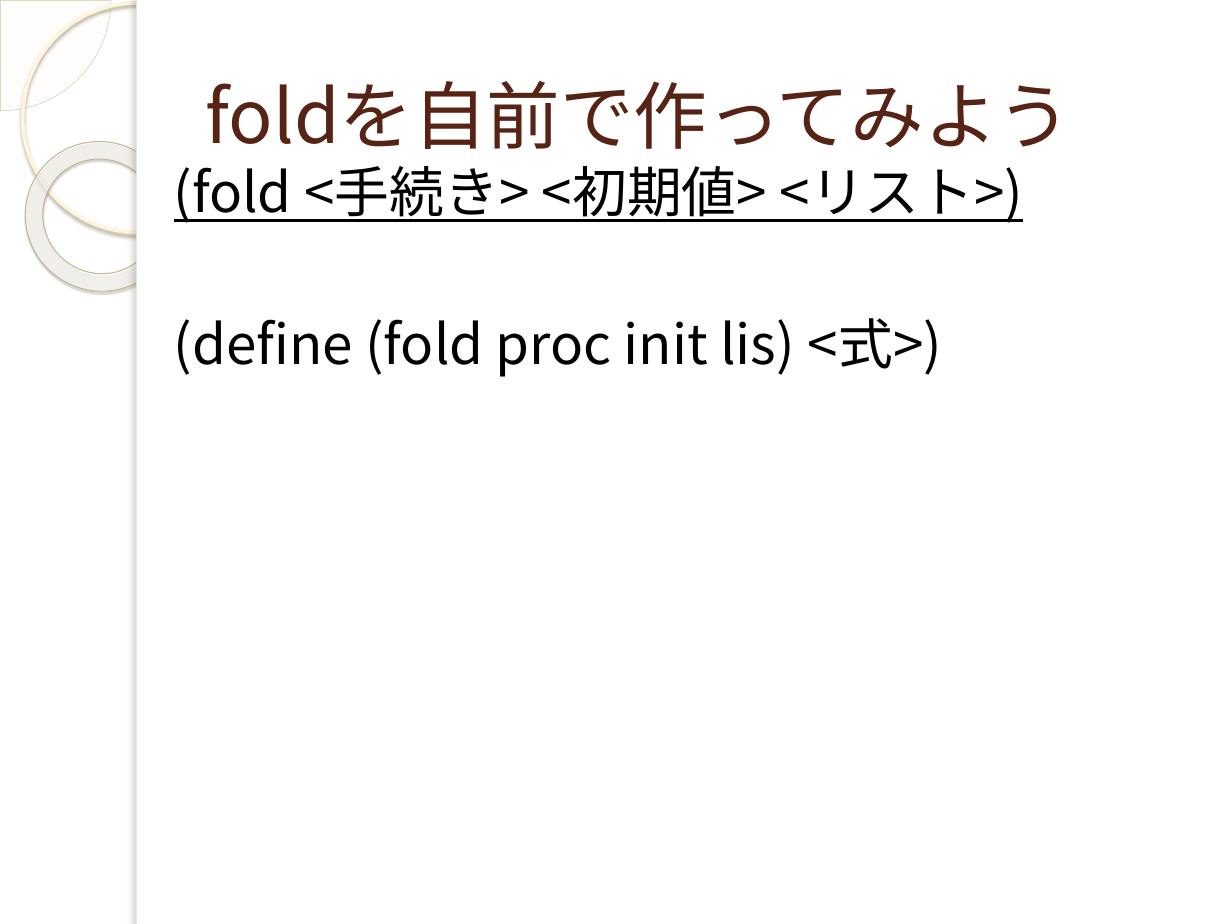
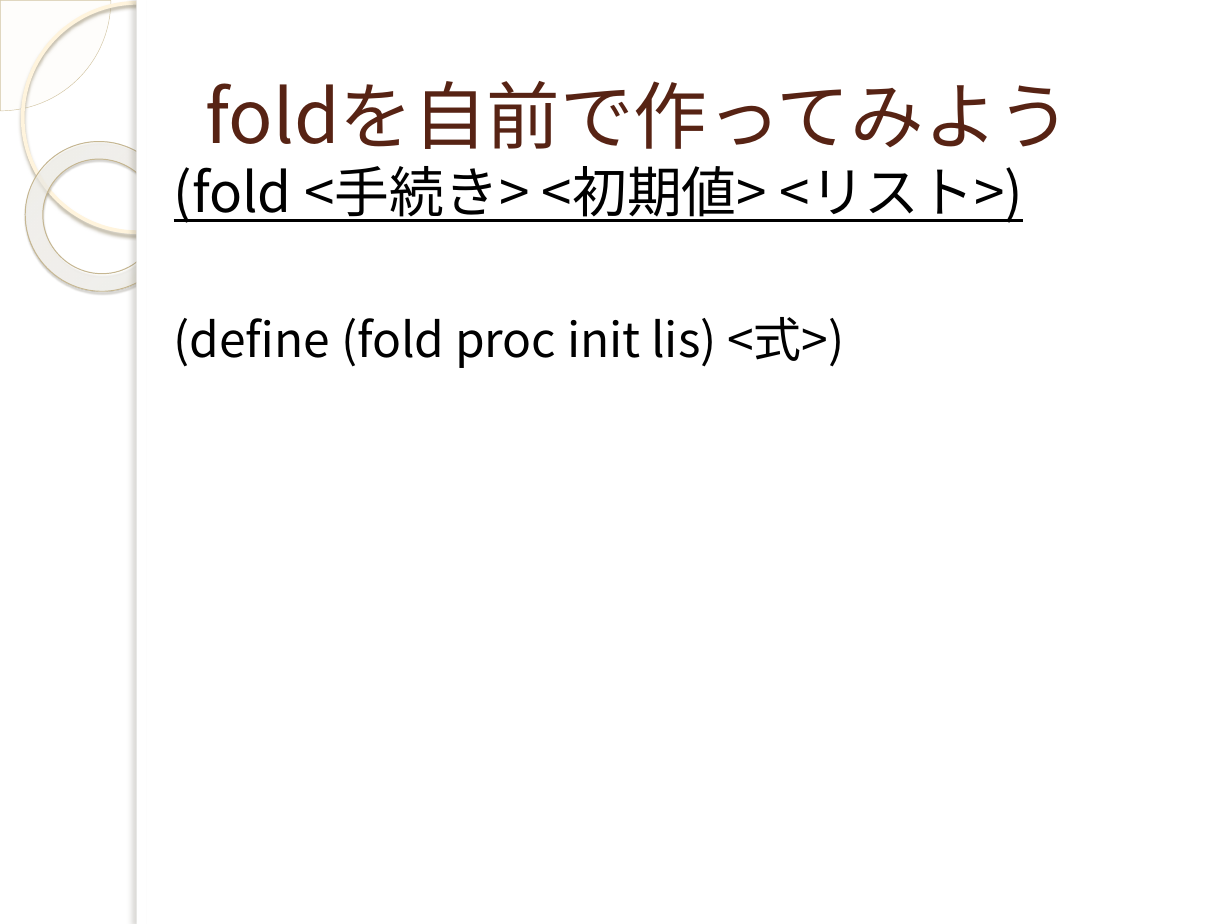
Before and after one commit to yuridonus/FEstudy, a slide deck: slide 31 of scheme.pptx. Drawn at 1232x924 pixels with LibreOffice and Linux fonts; fonts in the diff are those of the drawing; background and template pictures are left out. Boxes give left, top, right and bottom in pixels: in the first picture for what was removed or moved away, otherwise in the second. Text is boxed around its words. In the diff, an @@ line names an element or a change of style, - is before the commit and + after.

```diff
--- a/scheme.pptx
+++ b/scheme.pptx
@@ text at bbox=[174, 317, 844, 368]: size 32 to 28 pt in "(define (fold proc init lis) <式>)" @@
```
Also in this commit, not shown: 3 other slides changed, 3 slides added, 1 slide removed.
